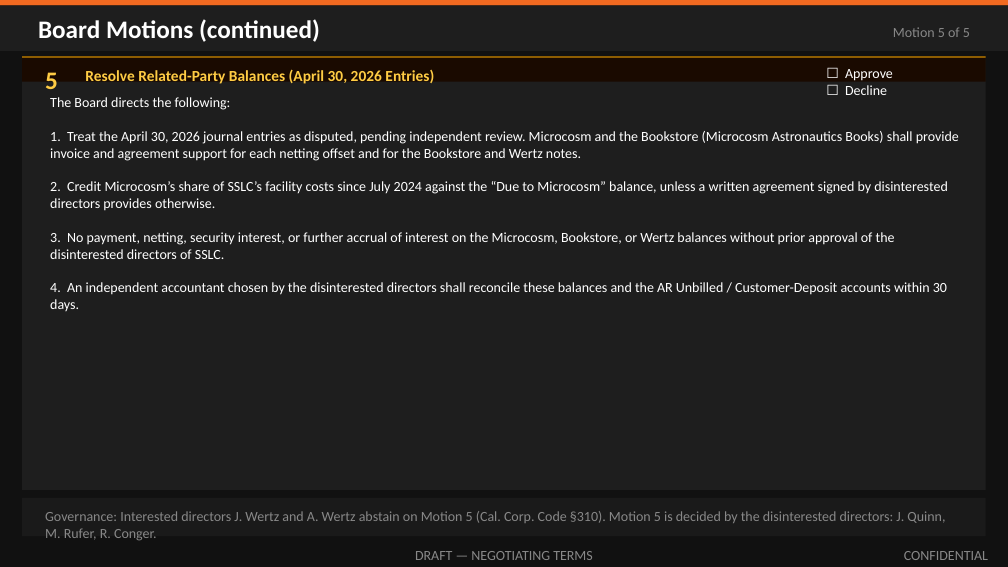
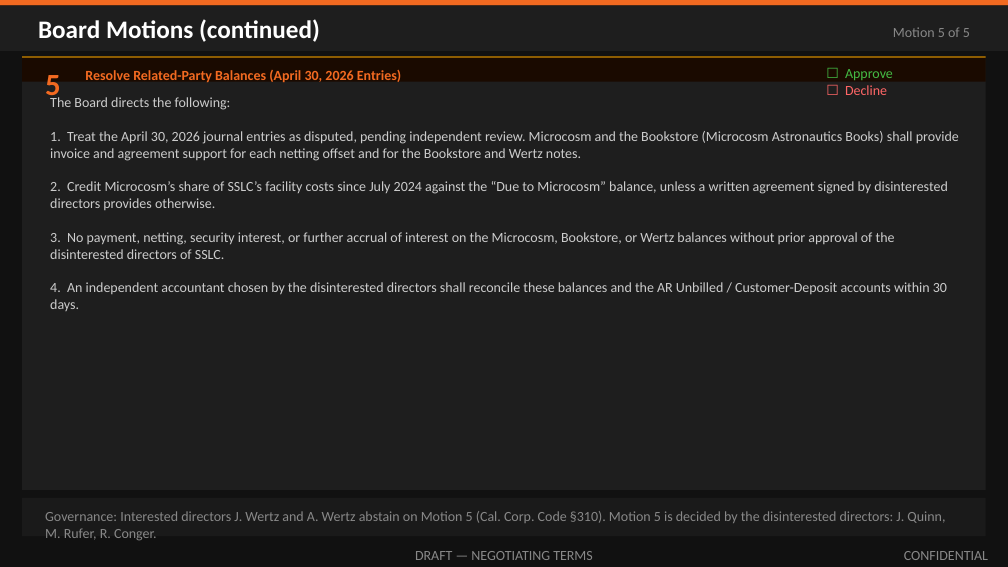
Before and after one commit to ExosAerospace/workspace, a slide deck: slide 17 of drafts/Exos_SSLC_Board_Offer_Overview_2026-10-12_r5.pptx. Drawn at 1008x567 pixels with LibreOffice and Linux fonts; fonts in the diff are those of the drawing. Boxes give left, top, right and bottom in pixels: in the first picture for what was removed or moved away, otherwise in the second. Text is boxed around its words. In the diff, an @@ line names an element or a change of style, - is before the commit and + after.

Commit message:
SSLC r5 addendum: amber box all-steps, motion 5 style, path-to-close §3 wording

```diff
--- a/drafts/Exos_SSLC_Board_Offer_Overview_2026-10-12_r5.pptx
+++ b/drafts/Exos_SSLC_Board_Offer_Overview_2026-10-12_r5.pptx
@@ text "5" at <box>45,75,61,103</box>: size 18 to 22 pt, text colour #FFCC44 to #F26A21 @@
@@ text "☐ Approve" at <box>845,69,893,81</box>: text colour #FFFFFF to #44BB44 @@
@@ text "The Board directs the following: ..." at <box>50,97,959,311</box>: text colour #FFFFFF to #CCCCCC @@
@@ text "Resolve Related-Party Balances (April 30, ..." at <box>85,70,401,83</box>: size 11 to 10 pt, text colour #FFCC44 to #F26A21 @@
@@ text "☐ Decline" at <box>845,85,887,95</box>: text colour #FFFFFF to #FF6666 @@
```
Also in this commit, not shown: 2 other slides changed, 2 other files.
